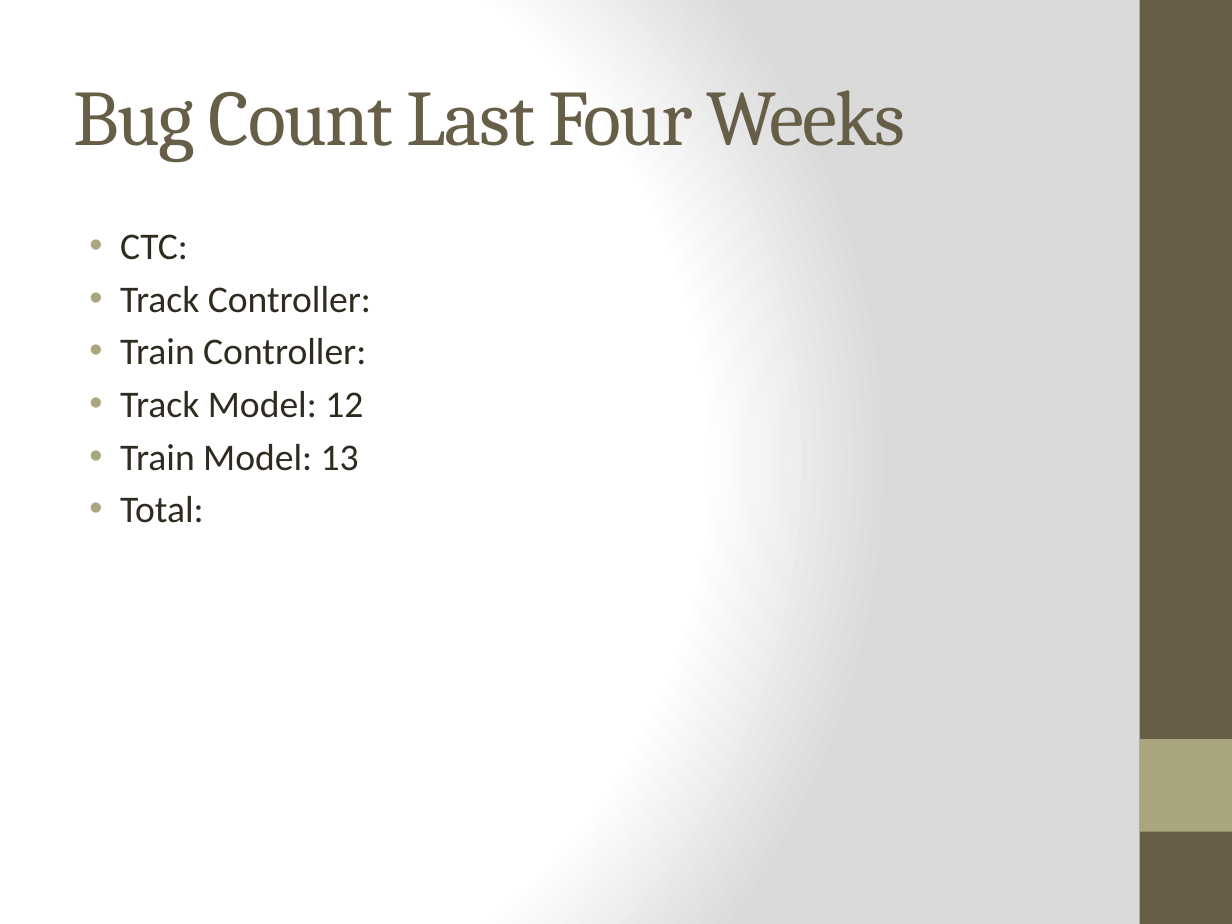
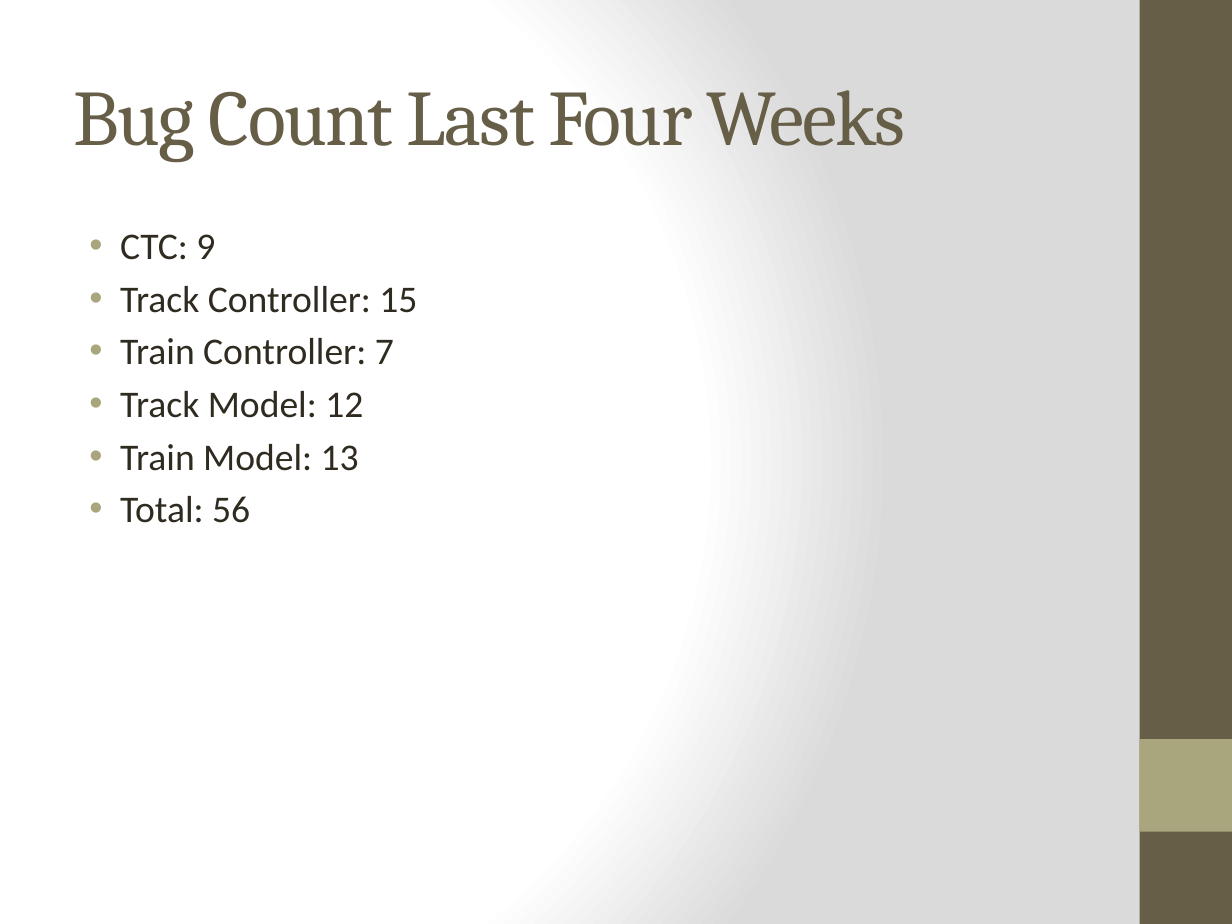
Before and after one commit to meylingtaing/COE1186, a slide deck: slide 3 of LastPresentation/Presentation.pptx. Drawn at 1232x924 pixels with LibreOffice and Linux fonts; fonts in the diff are those of the drawing. Boxes give left, top, right and bottom in pixels: in the first picture for what was removed or moved away, otherwise in the second. Text is boxed around its words. In the diff, an @@ line names an element or a change of style, - is before the commit and + after.

```diff
--- a/LastPresentation/Presentation.pptx
+++ b/LastPresentation/Presentation.pptx
@@ text at bbox=[120, 234, 417, 365]: text changed @@
-• CTC:
-• Track Controller:
-• Train Controller:
+• CTC: 9
+• Track Controller: 15
+• Train Controller: 7
@@ text at bbox=[120, 496, 250, 523]: text changed @@
-• Total:
+• Total: 56
```
Also in this commit, not shown: 1 other slide changed, 6 other files.
